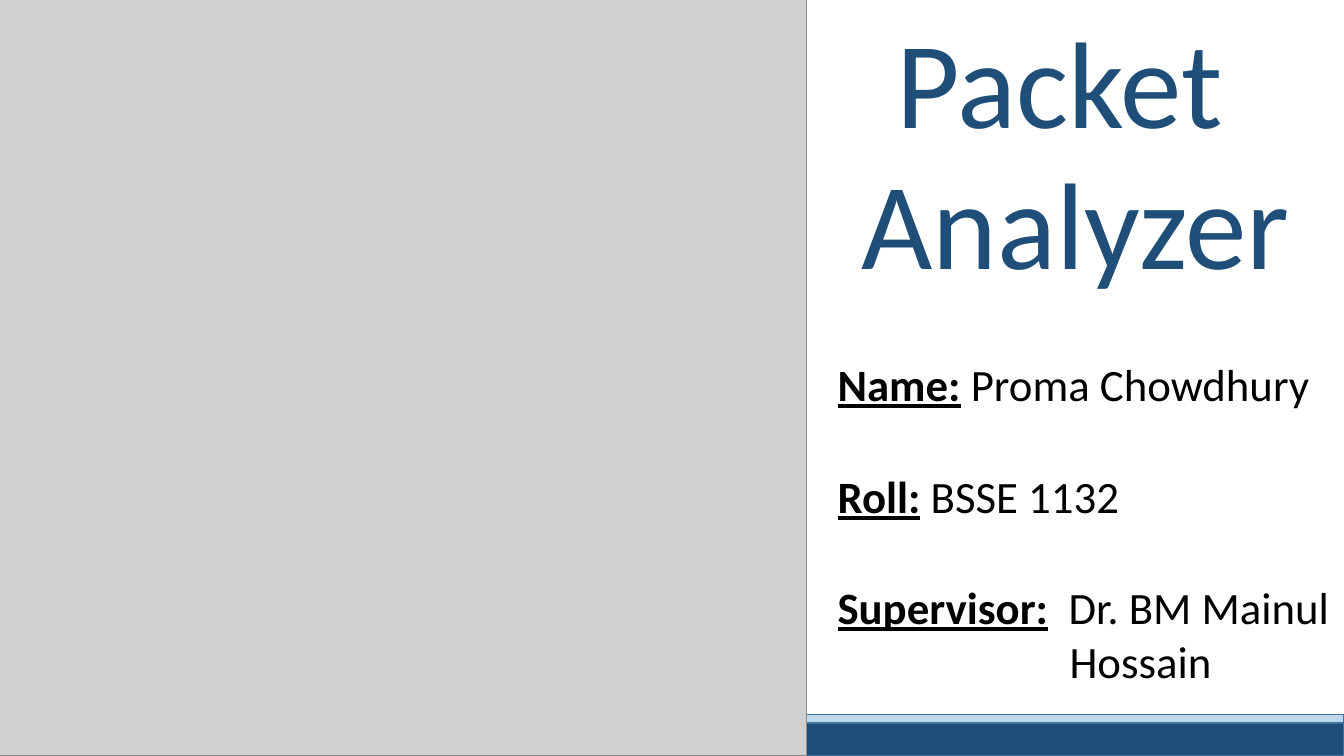
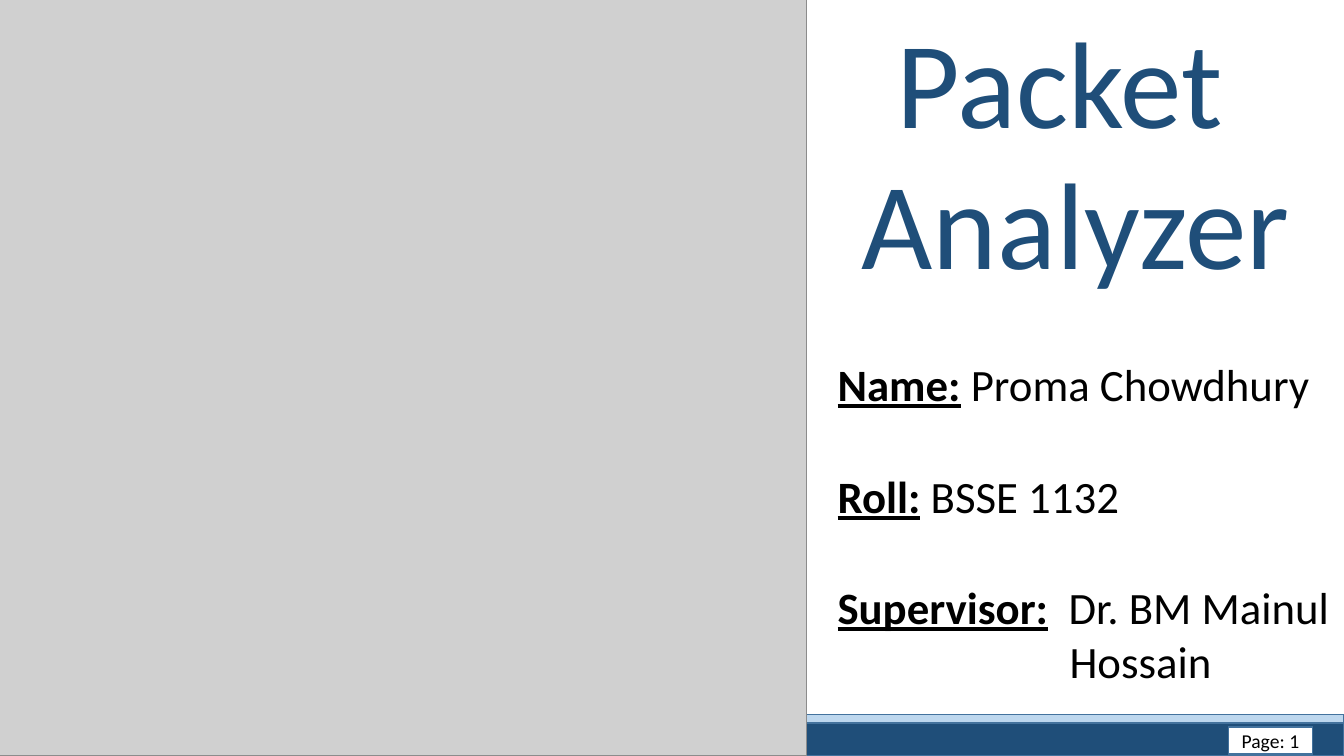
Before and after one commit to PromaChow/SPL_PROJECT, a slide deck: slide 1 of SPLmidPresentationFin.pptx. Drawn at 1344x756 pixels with LibreOffice and Linux fonts; fonts in the diff are those of the drawing; grey boxes stand for pictures. Boxes give left, top, right and bottom in pixels: in the first picture for what was removed or moved away, otherwise in the second. Text is boxed around its words. In the diff, an @@ line names an element or a change of style, - is before the commit and + after.

```diff
--- a/SPLmidPresentationFin.pptx
+++ b/SPLmidPresentationFin.pptx
@@ rectangle added at box(1229, 727, 1314, 754), fill #FFFFFF, outline #43739E 1 pt, 14 pt, text #000000 @@
+Page: 1
```
Also in this commit, not shown: 14 other slides changed, 1 slide added.
